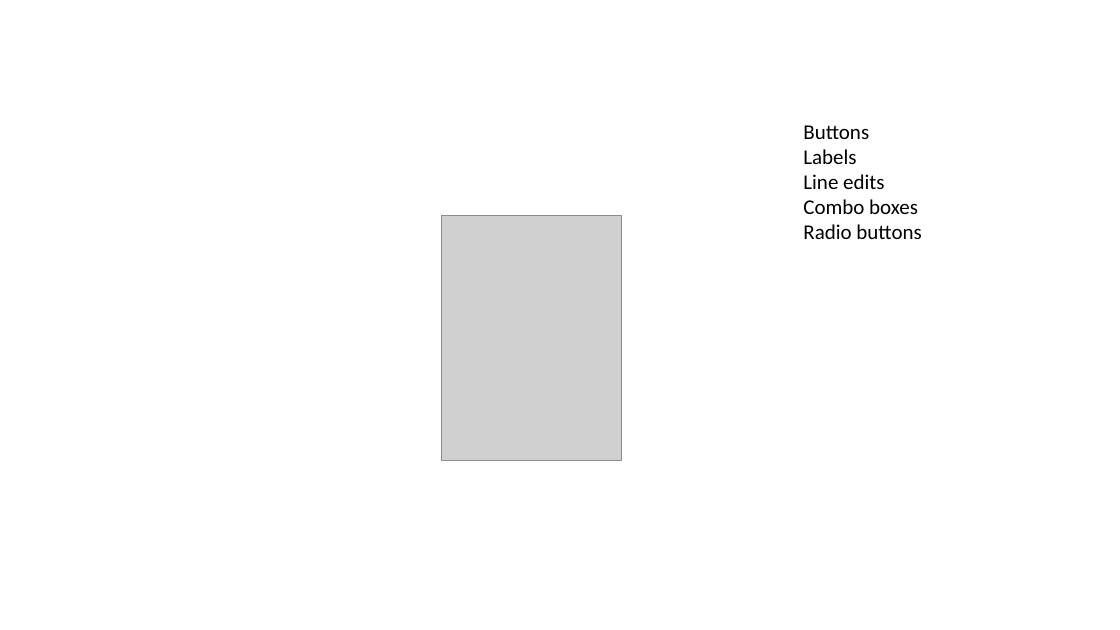
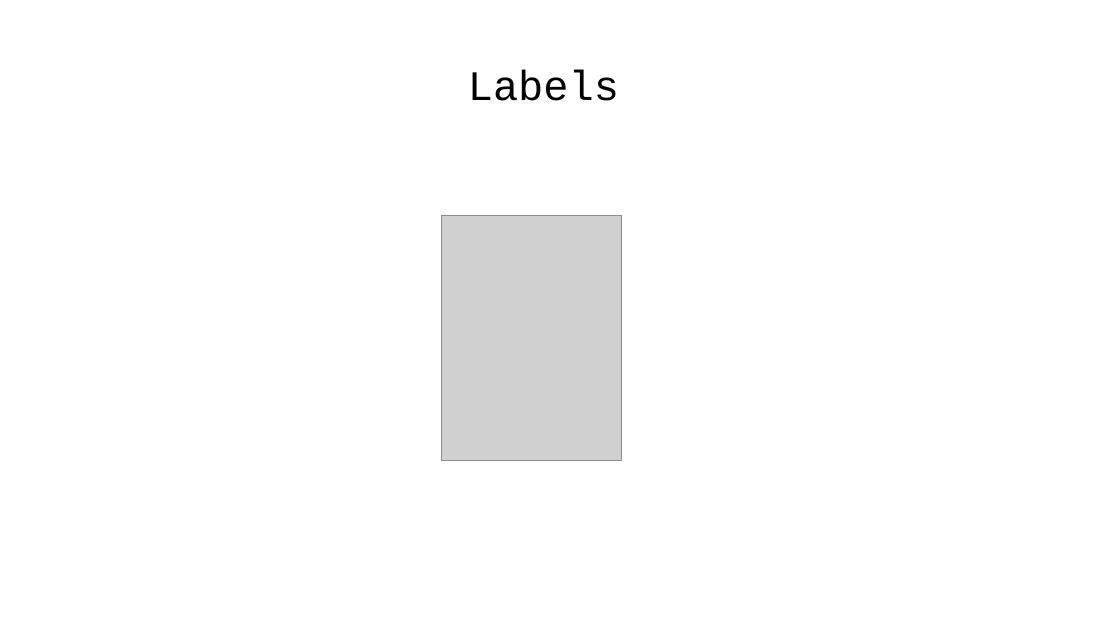
Before and after one commit to mmaleki92/python_teaching, a slide deck: slide 16 of gui/pyqt_start.pptx. Drawn at 1120x630 pixels with LibreOffice and Linux fonts; fonts in the diff are those of the drawing; grey boxes stand for pictures. Boxes give left, top, right and bottom in pixels: in the first picture for what was removed or moved away, otherwise in the second. Text is boxed around its words. In the diff, an @@ line names an element or a change of style, - is before the commit and + after.

```diff
--- a/gui/pyqt_start.pptx
+++ b/gui/pyqt_start.pptx
@@ text added at <box>468,70,619,101</box>, 36 pt, text #000000 @@
+Labels
@@ text removed at <box>803,125,921,239</box> @@
-Buttons
-Labels
-Line edits
-Combo boxes
-Radio buttons
```
Also in this commit, not shown: 4 other slides changed, 2 slides added, 2 slides removed, 2 other files.
